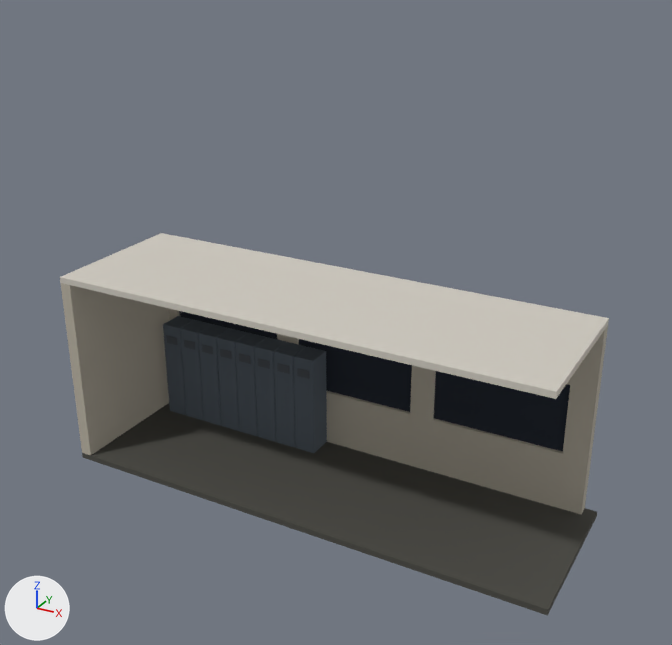
An edit to the glTF model game/public/assets/corridor.glb, drawn before and after from the same camera.
Rendered twice from a 50 mm camera at (6.52, -7.02, 8.69) aimed at (0.26, 4.37, 2.99). The axes (+X, +Y, +Z) are drawn at lower left. The lights are the same throughout. The older version comes first. Vertices at exactly the same position are counted once.

The first picture shows 'CorridorDetail', 'CorridorShell'.
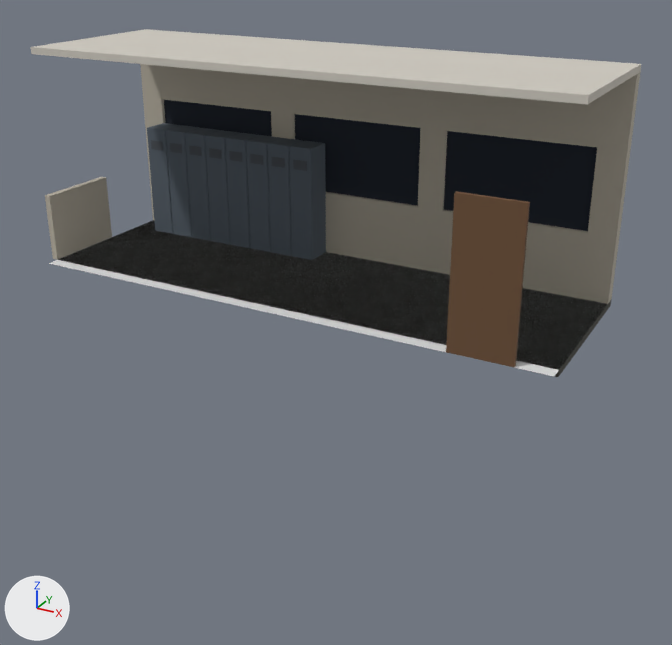
The change, as a list of edits to the scene's bpy script:
```text
Add mat_darkwood:
    mat_darkwood = principled_material('darkwood')
    mat_darkwood.base_color = (0.156, 0.0823, 0.0409)  # brown #6e5139
    mat_darkwood.roughness = 1.0
Change me_corridordetail:
    used by ob_corridordetail; location = (0.0, 0.0, 0.0)
    remove me_corridordetail.from_pydata(...)  # 184 vertices, 276 faces; spans x -3.8..3.6, y 4.31..5.72, z 0.0..3.2
    add me_corridordetail.from_pydata(...)  # 200 vertices, 300 faces; spans x -3.8..3.6, y 3.0..5.72, z 0.0..3.2
    me_corridordetail part 1: a new loose piece, a box spanning x 2.6..3.5, y 3.0..3.06, z 0.0..2.08, in mat_darkwood (brown #6e5139)
    other edits to the shape of me_corridordetail do not show in these pictures
    add me_corridordetail.materials.append(mat_darkwood)  # brown #6e5139
Change me_corridorshell:
    used by ob_corridorshell; location = (0.0, 0.0, 0.0)
    remove me_corridorshell.from_pydata(...)  # 62 vertices, 108 faces; spans x -4.2..4.2, y 3.2..5.8, z -0.1..3.3
    add me_corridorshell.from_pydata(...)  # 64 vertices, 108 faces; spans x -4.3..4.0, y 3.2..5.8, z -0.1..3.3
    me_corridorshell part 2
    6 vertices are removed from x -4.2..4.2, y 3.2..5.8, z 0.0..3.2
    21 faces are deleted
    3 vertices in x 4.2, y 3.2..5.8, z -0.1..0.0 move by (-0.2, 0.0, 0.0)
    1 vertex moves from x -4.0, y 3.2, z 0.0 to x -4.3, y 4.5, z 0.0
    8 vertices are added at x -4.3..4.0, y 3.2..5.8, z 0.0..1.05
    5 new faces join them, mat_linoleum (dark grey #4b4a44)
    16 new faces join them, mat_plaster (grey #b9b2a3)
Add me_walk_corridor:
    me_walk_corridor.from_pydata([(-4.2, 3.0, 0.0), (4.0, 3.0, 0.0), (4.0, 5.8, 0.0), (-4.2, 5.8, 0.0)], [], [(0, 1, 2), (0, 2, 3)])
Change ob_corridordetail:
    ob_corridordetail.location: (0.0, 0.0, 0.0) -> (0.0, 0.0, 3.6)
Change ob_corridorshell:
    ob_corridorshell.location: (0.0, 0.0, 0.0) -> (0.0, 0.0, 3.6)
Add ob_walk_corridor:
    ob_walk_corridor = bpy.data.objects.new('Walk_Corridor', me_walk_corridor)
    ob_walk_corridor.location = (0.0, 0.0, 3.6)
```

What differs and where, as boxes [x1, y1, x2, y2] in the pictures (672 x 645 px; the box of a moved part takes in the faces that stretch with it):
'CorridorShell', reshaped, moved (11% wider, 9% shorter)
    before: [60, 233, 609, 616]
    after: [31, 29, 641, 377]
'CorridorDetail', reshaped, moved
    before: [163, 311, 570, 453]
    after: [147, 100, 597, 367]
'Walk_Corridor', added
    after: [49, 221, 607, 376]
part 1 of me_corridordetail, added (brown)
    after: [446, 191, 530, 367]
part 2 of me_corridorshell, moved or reshaped
    before: [61, 283, 597, 616]
    after: [45, 177, 620, 377]
